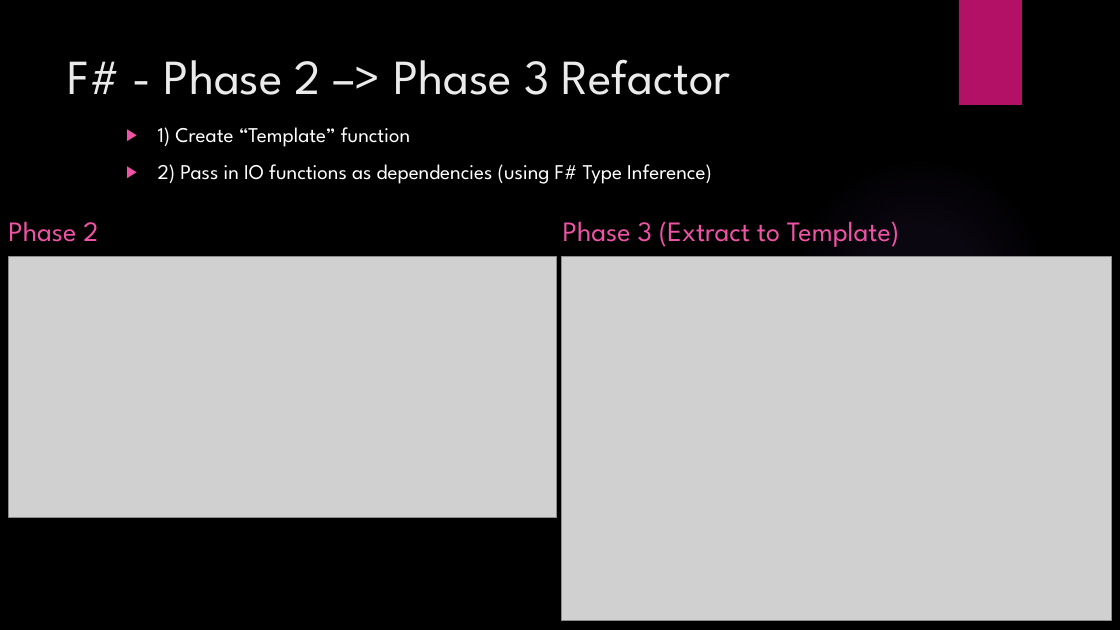
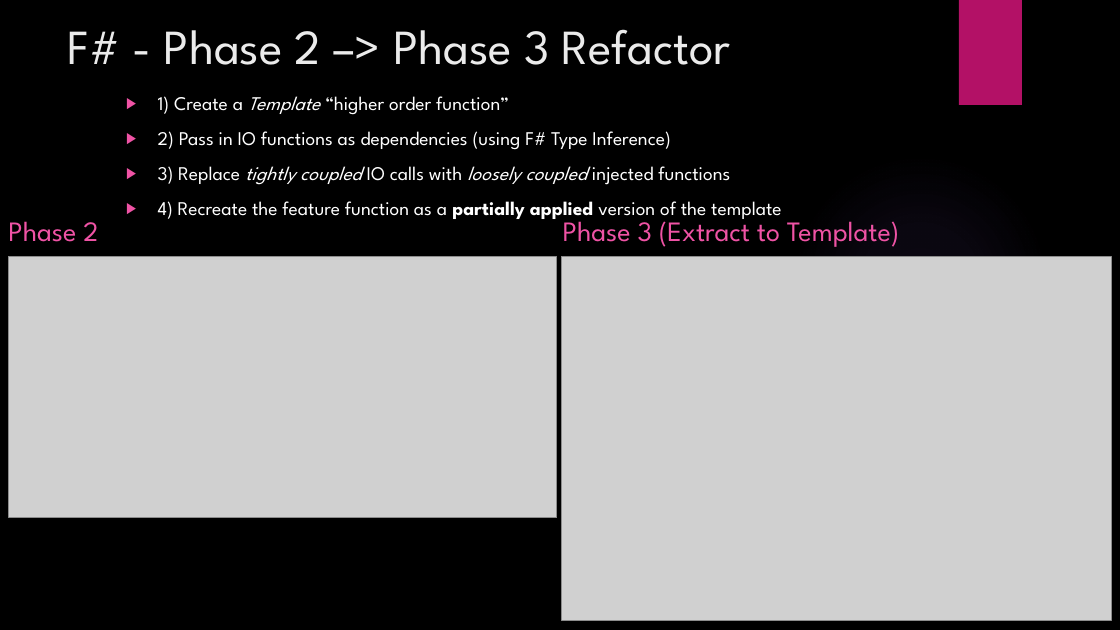
Before and after one commit to JordanMarr/TradeMinderFSharp, a slide deck: slide 21 of TradeMinder F# - C#.pptx. Drawn at 1120x630 pixels with LibreOffice and Linux fonts; fonts in the diff are those of the drawing; grey boxes stand for pictures; background and template pictures are left out. Boxes give left, top, right and bottom in pixels: in the first picture for what was removed or moved away, otherwise in the second. Text is boxed around its words. In the diff, an @@ line names an element or a change of style, - is before the commit and + after.

```diff
--- a/TradeMinder F# - C#.pptx
+++ b/TradeMinder F# - C#.pptx
@@ title "F# - Phase 2 –> ...": place and size @@
-title "F# - Phase 2 –> ..." at (68,59,731,95)
+title "F# - Phase 2 –> ..." at (68,29,731,65)
@@ text "1) Create a Template “higher ...": place and size @@
-text "1) Create a Template “higher ..." at (158,127,712,184)
+text "1) Create a Template “higher ..." at (158,96,781,222)
@@ text at (158,96,509,115): text changed; size 18 to 16.6 pt @@
-▶ 1) Create “Template” function
+▶ 1) Create a Template “higher order function”
@@ text at (158,131,670,150): size 18 to 16.6 pt in "2) Pass in IO functions as dependencies ..." @@
@@ text at (158,166,781,222): paragraphs added @@
+▶ 3) Replace tightly coupled IO calls with loosely coupled injected functions
+▶ 4) Recreate the feature function as a partially applied version of the template
```
Also in this commit, not shown: 21 other slides changed.
